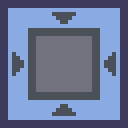
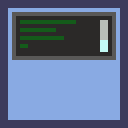
The second (128, 128) image is a revision of the first. Changes to its layers:
added layer "Controller 2" above "input copia" over [12, 12, 116, 60]
hid "input copia" over [12, 12, 116, 116]
